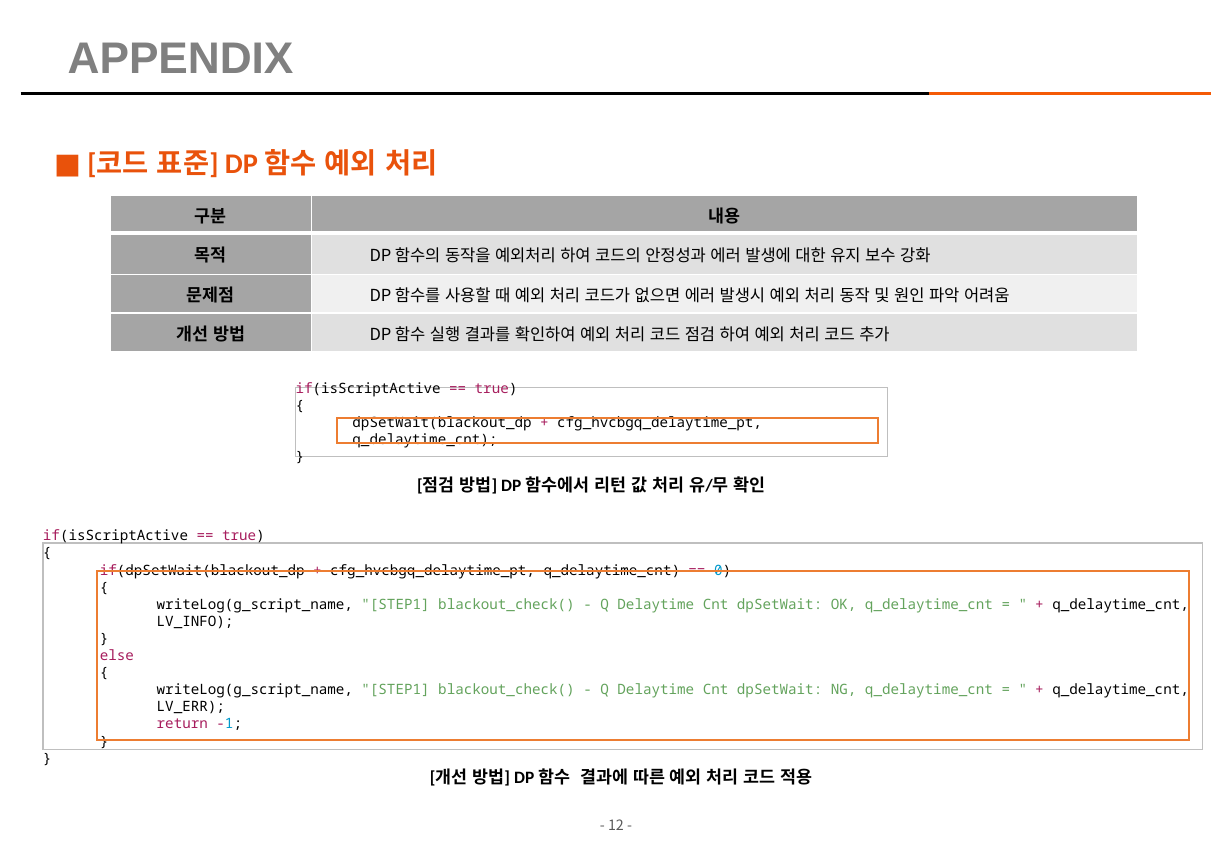
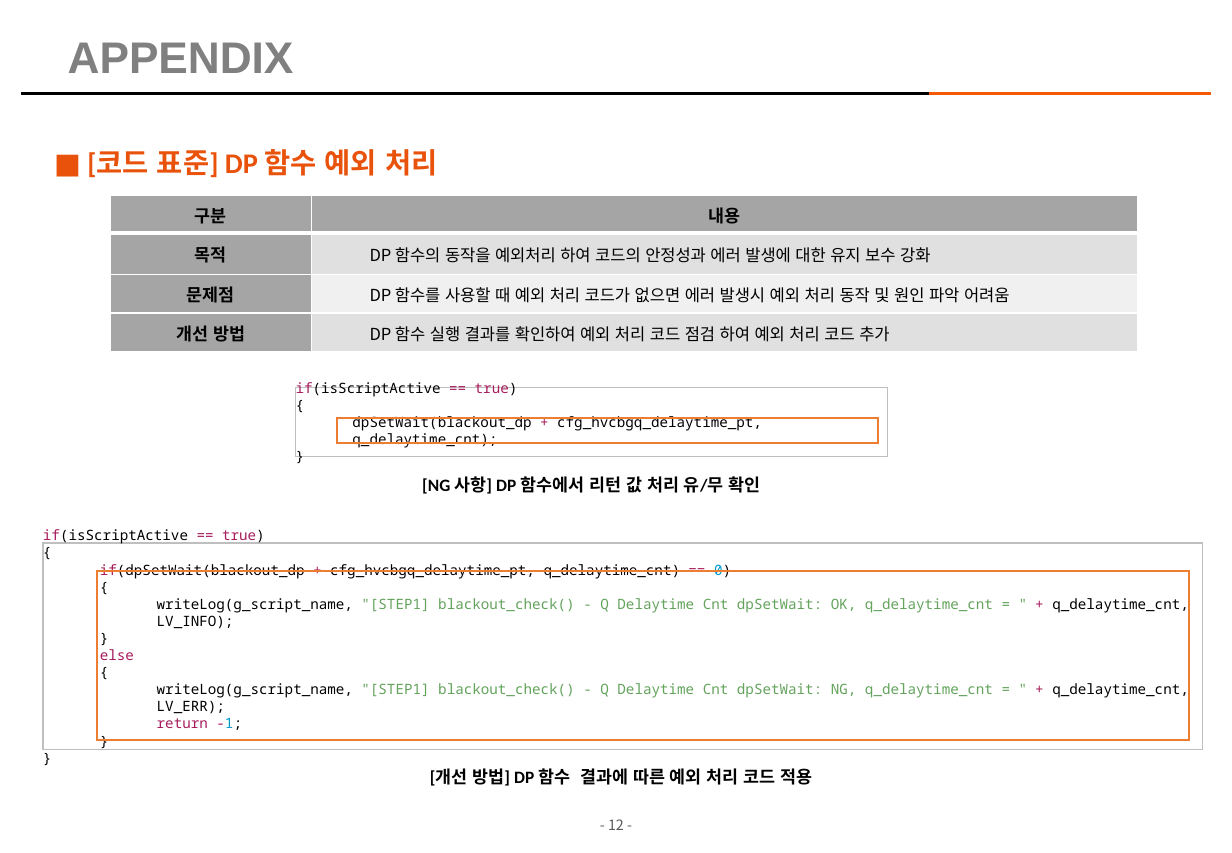
Before and after one commit to kimhopepa/PythonPjt, a slide deck: slide 12 of CodeReviewTool/doc/CodeReview_점검_Tool_매뉴얼.pptx. Drawn at 1232x853 pixels with LibreOffice and Linux fonts; fonts in the diff are those of the drawing; background and template pictures are left out. Boxes give left, top, right and bottom in pixels: in the first picture for what was removed or moved away, otherwise in the second. Text is boxed around its words. In the diff, an @@ line names an element or a change of style, - is before the commit and + after.

```diff
--- a/CodeReviewTool/doc/CodeReview_점검_Tool_매뉴얼.pptx
+++ b/CodeReviewTool/doc/CodeReview_점검_Tool_매뉴얼.pptx
@@ text at (422,476,761,494): text changed @@
-[점검 방법] DP 함수에서 리턴 값 처리 유/무 확인
+[NG 사항] DP 함수에서 리턴 값 처리 유/무 확인
```
Also in this commit, not shown: 6 other slides changed, 1 slide added, 2 other files.
